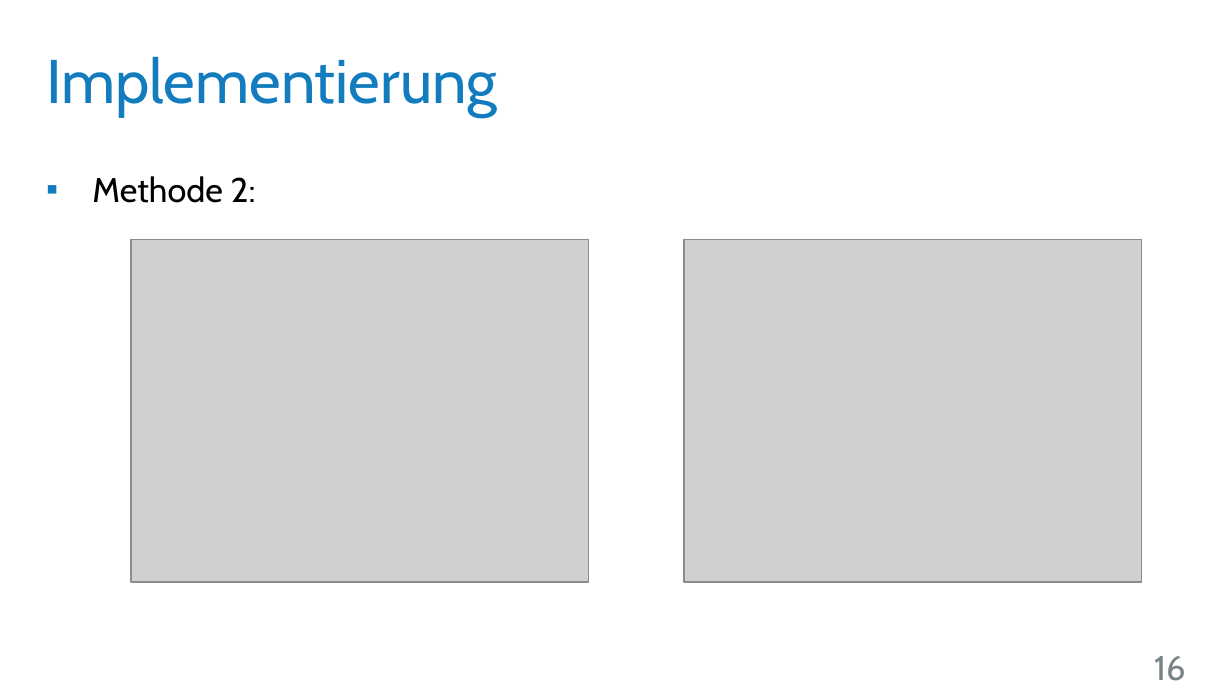
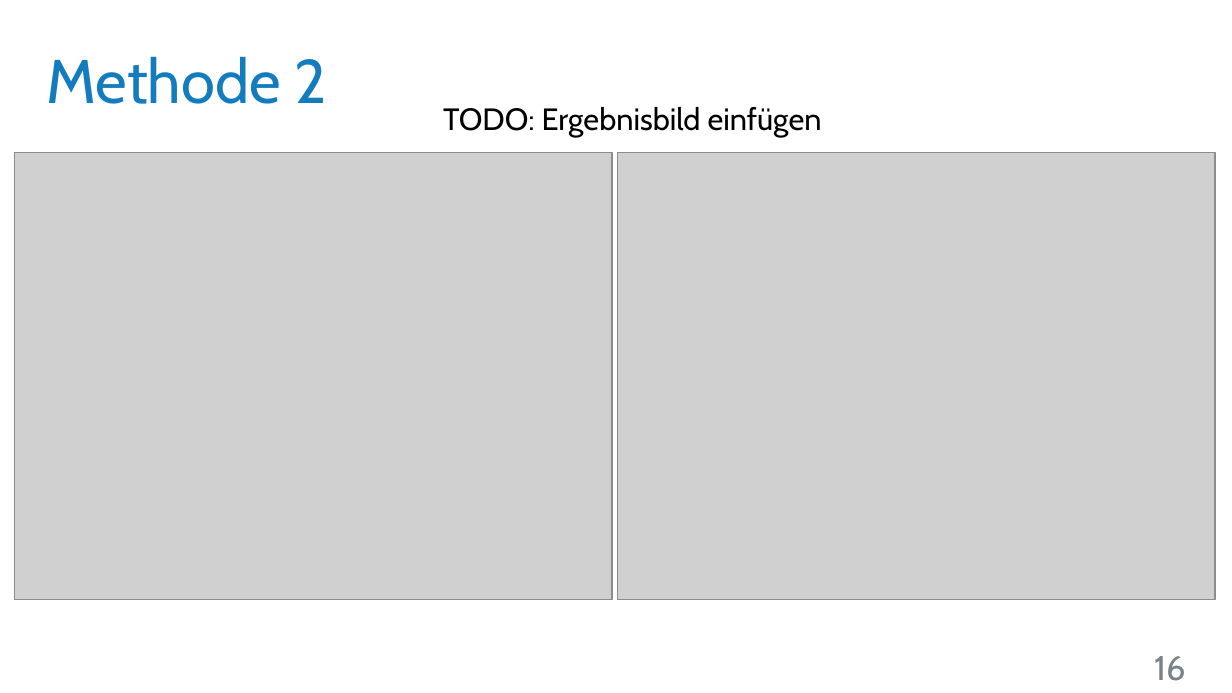
Before and after one commit to UniStuttgart-VISUS/FoveatedVolumeRendering, a slide deck: slide 16 of Dokumente/Vortrag/Wahrnehmungsorientiertes_Volumen-Rendering.pptx. Drawn at 1232x693 pixels with LibreOffice and Linux fonts; fonts in the diff are those of the drawing; grey boxes stand for pictures; background and template pictures are left out. Boxes give left, top, right and bottom in pixels: in the first picture for what was removed or moved away, otherwise in the second. Text is boxed around its words. In the diff, an @@ line names an element or a change of style, - is before the commit and + after.

Commit message:
Vortrag: TODO's eingefügt.

```diff
--- a/Dokumente/Vortrag/Wahrnehmungsorientiertes_Volumen-Rendering.pptx
+++ b/Dokumente/Vortrag/Wahrnehmungsorientiertes_Volumen-Rendering.pptx
@@ title at (x1=46, y1=56, x2=327, y2=104): text changed @@
-Implementierung
+Methode 2
@@ text added at (x1=443, y1=107, x2=822, y2=136), 18 pt, text #000000 @@
+TODO: Ergebnisbild einfügen
@@ picture resized from (x1=131, y1=240, x2=588, y2=583) to (x1=15, y1=153, x2=612, y2=600) @@
@@ text removed at (x1=92, y1=176, x2=256, y2=203) @@
-▪ Methode 2:
@@ picture resized from (x1=684, y1=240, x2=1141, y2=583) to (x1=617, y1=153, x2=1215, y2=600) @@
```
Also in this commit, not shown: 10 other slides changed, 3 slides added, 2 slides removed.
